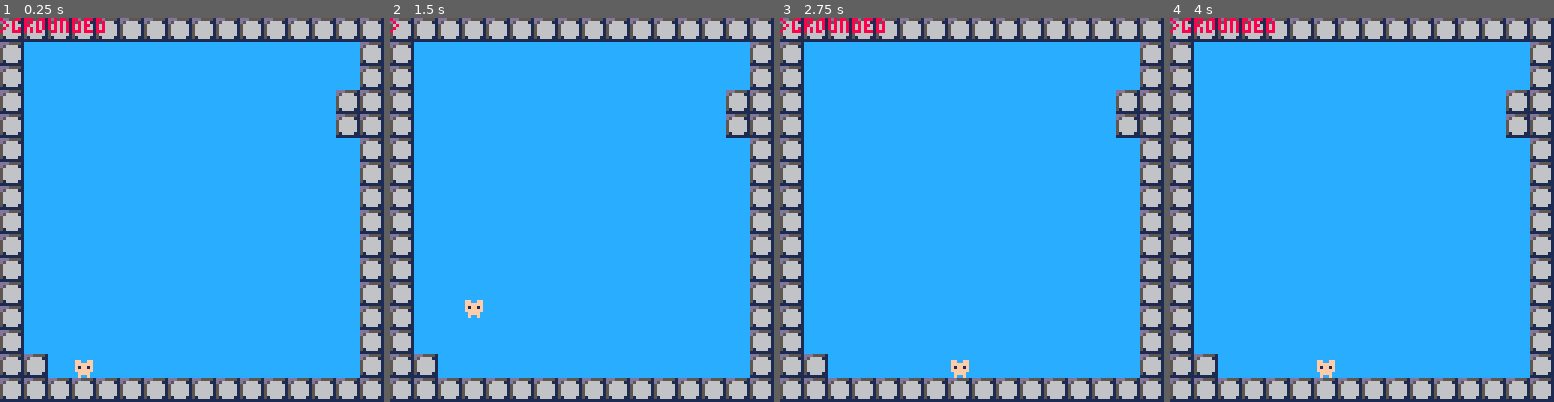
Above: before the commit, frames 1-4 (left to right).
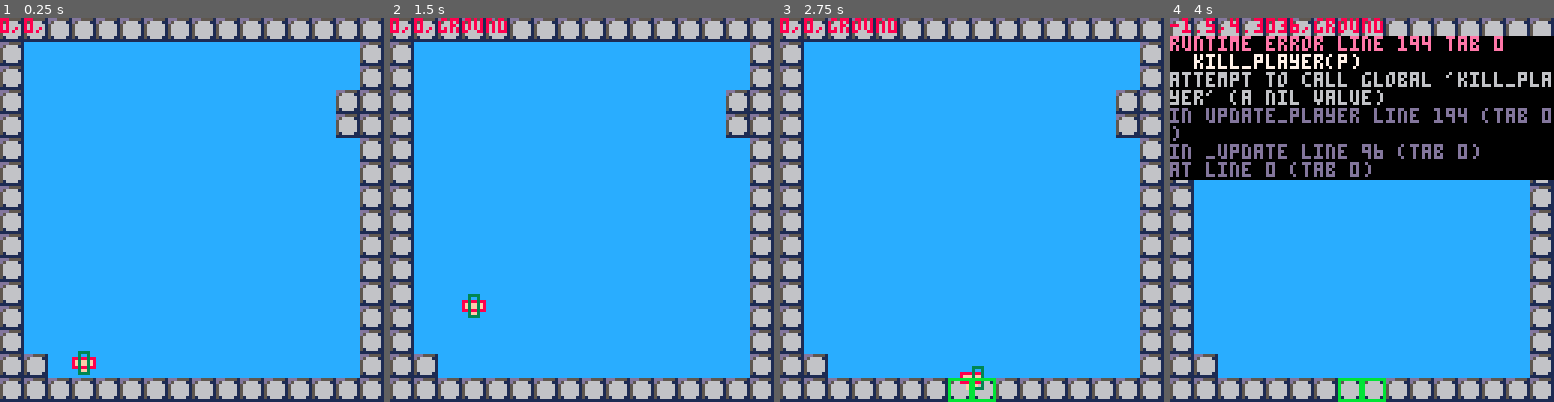
Above: after the commit, the same moments.

Repository: vamolessa/fail-faster
Game: PICO-8 cartridge 60-seconds.p8
Same seed, same stepped clock (60 frames per second), same inputs: the game is played once before the commit and once after it.
Inputs:
- Up to frame 1 (0.25 s): no input
- Up to frame 2 (1.5 s): tap X (X key) at 0.33, 1.07 s; tap O (Z key) at 0.7 s
- Up to frame 3 (2.75 s): hold Right 1.6-2.1 s; tap O (Z key) at 1.7, 2.1, 2.5 s; tap X (X key) at 1.85 s; hold Right from 2.47 s (still down)
- Up to frame 4 (4 s): tap O (Z key) at 2.9, 3.3, 3.7 s; tap X (X key) at 2.97 s; release Right at 3.03 s; hold Left 3.08-3.58 s

The runs differ from the first frame. In frame 1, 0.8% of the frame differs, in the area x 0-28%, y 0-94%; in frame 2, 0.8%; in frame 3, 1.1%; in frame 4, 39%, in the area x 0-100%, y 0-100%.
Error after the commit: runtime error line 194 tab 0; kill_player(p); attempt to call global 'kill_player' (a nil value)

Commit message:
quase lá

Diff:
--- a/60-seconds.p8
+++ b/60-seconds.p8
@@ -30,6 +30,8 @@
 map_colliders.__index=function() return {0,0,8,8} end
 setmetatable(map_colliders,map_colliders)
 
+debug_colliders={}
+
 -- particles
 test_ppal={7,9,10}
 
@@ -100,10 +102,18 @@
 ---------------- player
 
 function reset_player(p,l)
-	reset_rigidbody(p)
-
-	p.x=cur_map.player.x
-	p.y=cur_map.player.y
+	p.rb={}
+	reset_rigidbody(p.rb)
+	p.rb.oy=2
+	p.rb.h-=4
+
+	p.grb={}
+	reset_rigidbody(p.grb)
+	p.grb.ox=2
+	p.grb.w-=4
+
+	p.rb.x=cur_map.player.x
+	p.rb.y=cur_map.player.y-4
 
 	p.death_anim=0
 	p.flip=false
@@ -122,17 +132,27 @@
 		return
 	end
 
-	local x=round(p.x)
-	local y=round(p.y)
+	local x=round(p.rb.x)
+	local y=round(p.rb.y)
 
 	local idx=1
-	--if p.vx~=0 and p.grounded then
+	--if p.vx~=0 and p.grb.grounded then
 	--	idx+=flr(time()*4)%4
 	--end
 
 	spr(player_anim[idx],x,y,1,1,p.flip)
 
 	print(lessa,0,0,8)
+
+	if debug_colliders!=nil then
+		draw_collider(p.rb,8)
+		draw_collider(p.grb,3)
+
+		for c in all(debug_colliders) do
+			draw_collider(c,11)
+		end
+		debug_colliders={}
+	end
 end
 
 lessa=""
@@ -142,45 +162,44 @@
 		return
 	end
 
-	p.vx=0
+	p.rb.vx=0
 	if btn(0) then
-		p.vx=-player_vel
+		p.rb.vx=-player_vel
 		p.flip=true
 	elseif btn(1) then
-		p.vx=player_vel
+		p.rb.vx=player_vel
 		p.flip=false
 	end
 
-	if btnp(5) or btnp(6) then
+	if btnp(5) or btnp(4) then
 		p.jump_timer=player_jump_time
 	end
 
 	if p.jump_timer>0 then
 		p.jump_timer-=1
-		if p.grounded then
+		if p.grb.grounded then
 			p.jump_timer=0
-			p.vy+=player_jump
-			p.grounded=false
-		end
-	end
-
-	update_rigidbody(p,gravity)
-	local f,dx,dy=map_collide(p)
+			p.rb.vy+=player_jump
+			p.grb.grounded=false
+		end
+	end
+
+	update_rigidbody(p.rb,gravity)
+	copy_rigidbody_state(p.rb,p.grb)
+
+	-- map collision
+	local f,dx,dy=map_collide(p.rb)
+	local gf,gdx,gdy=map_collide(p.grb)
 
 	if band(f,f_deadly)!=0 then
 		kill_player(p)
-	elseif p.y>128 then
+	elseif p.rb.y>128 then
 		kill_player(p)
 	elseif band(f,f_goal)!=0 then
 		next_map_timer=next_map_time
 	else
-		respond_collision(p,dx,dy)
-	end
-
-	if p.grounded then
-		lessa=">grounded"
-	else
-		lessa=">"
+		respond_collision(p.grb,gdx,gdy)
+		respond_collision(p.rb,dx,gdy)
 	end
 end
 
@@ -189,6 +208,8 @@
 function reset_rigidbody(rb)
 	rb.x=0
 	rb.y=0
+	rb.ox=0
+	rb.oy=0
 	rb.w=8
 	rb.h=8
 
@@ -200,6 +221,13 @@
 	return rb
 end
 
+function copy_rigidbody_state(a,b)
+	b.x=a.x
+	b.y=a.y
+	b.vx=a.vx
+	b.vy=a.vy
+end
+
 function update_rigidbody(rb,g)
 	rb.x+=rb.vx
 
@@ -209,9 +237,9 @@
 	rb.y+=rb.vy
 end
 
-function draw_rigidbody(rb,c)
-	local x0=round(rb.x)
-	local y0=round(rb.y)
+function draw_collider(rb,c)
+	local x0=round(rb.x+rb.ox)
+	local y0=round(rb.y+rb.oy)
 	local x1=round(x0+rb.w-1)
 	local y1=round(y0+rb.h-1)
 	rect(x0,y0,x1,y1,c)
@@ -222,26 +250,18 @@
 		return false,0,0
 	end
 
-	local ax0=a.x
+	local ax0=a.x+a.ox
 	local ax1=ax0+a.w
-	local ay0=a.y
+	local ay0=a.y+a.oy
 	local ay1=ay0+a.h
 
-	local bx0=b.x
+	local bx0=b.x+b.ox
 	local bx1=bx0+b.w
-	local by0=b.y
+	local by0=b.y+b.oy
 	local by1=by0+b.h
 
 	if ax0>=bx1 or bx0>=ax1 or ay0>=by1 or by0>=ay1 then
 		return false, 0, 0
-	end
-
-	local function abs_min(a,b)
-		if abs(a)<abs(b) then
-			return a
-		else
-			return b
-		end
 	end
 
 	local dx=abs_min(bx1-ax0,bx0-ax1)
@@ -268,9 +288,14 @@
 	if dy!=0 and sdy!=sgn(a.vy) then
 		a.vy=0
 
-		if sdy<0 then
+		if sdy<0 and dx==0 then
 			a.grounded=true
 		end
+	end
+
+	lessa=dx..","..dy..","
+	if a.grounded then
+		lessa=lessa.."ground"
 	end
 end
 
@@ -296,8 +321,10 @@
 
 		local mc=map_colliders[m]
 		local t={
-			x=mx*8+mc[1],
-			y=my*8+mc[2],
+			x=mx*8,
+			y=my*8,
+			ox=mc[1],
+			oy=mc[2],
 			w=mc[3],
 			h=mc[4]
 		}
@@ -306,8 +333,12 @@
 			local cr,dx,dy=check_collision(c,t)
 			if cr then
 				r.f=bor(r.f,f)
-				r.dx+=dx
-				r.dy+=dy
+				r.dx=abs_max(r.dx,dx)
+				r.dy=abs_max(r.dy,dy)
+
+				if debug_colliders!=nil then
+					add(debug_colliders,t)
+				end
 			end
 		end
 	end
@@ -472,6 +503,22 @@
 
 function round(x)
 	return flr(x+0.5)
+end
+
+function abs_min(a,b)
+	if abs(a)<abs(b) then
+		return a
+	else
+		return b
+	end
+end
+
+function abs_max(a,b)
+	if abs(a)>abs(b) then
+		return a
+	else
+		return b
+	end
 end
 
 function fade(fa)
